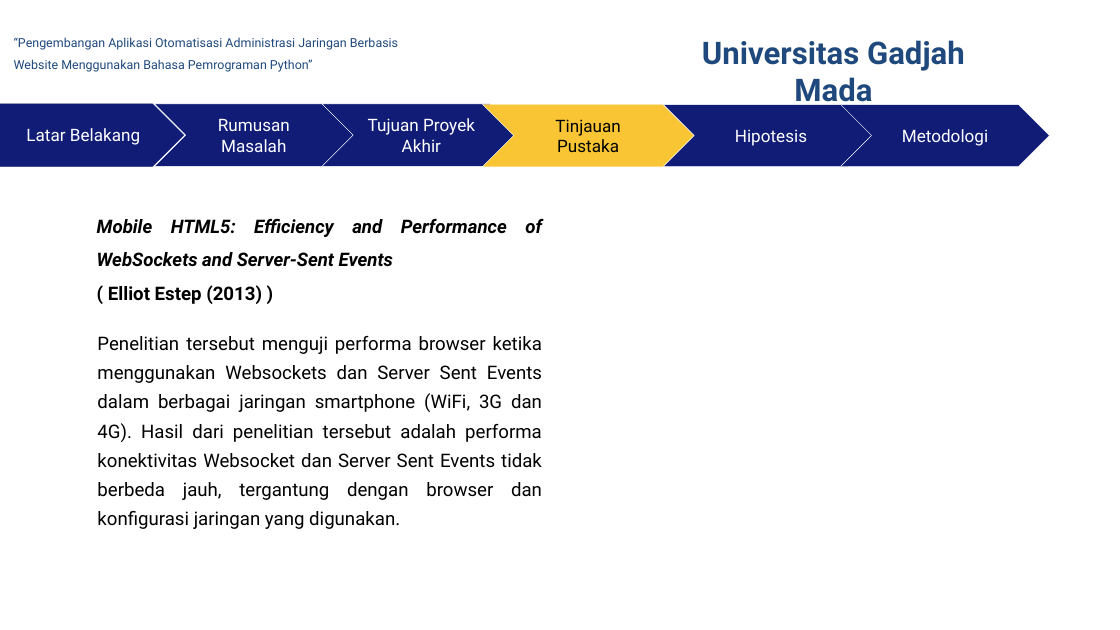
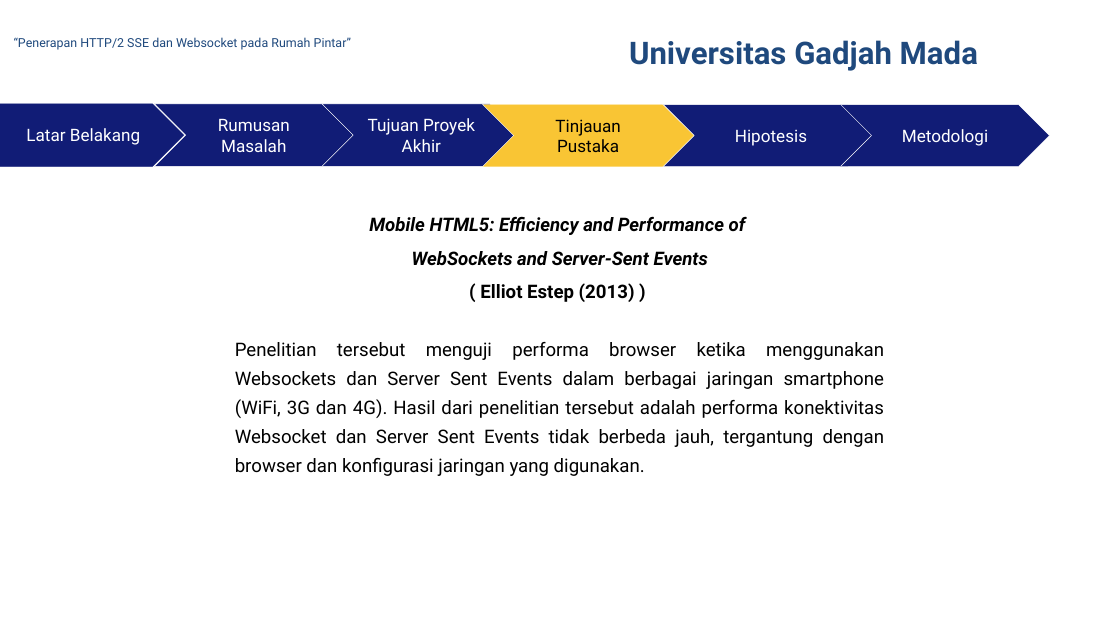
Before and after one commit to rusminto/ws_sse, a slide deck: slide 19 of berkas/ppt muham.pptx (slide 12 before the commit). Drawn at 1120x630 pixels with LibreOffice and Linux fonts; fonts in the diff are those of the drawing; background and template pictures are left out. Boxes give left, top, right and bottom in pixels: in the first picture for what was removed or moved away, otherwise in the second. Text is boxed around its words. In the diff, an @@ line names an element or a change of style, - is before the commit and + after.

```diff
--- a/berkas/ppt muham.pptx
+++ b/berkas/ppt muham.pptx
@@ text "Universitas Gadjah Mada" rewrapped from box(702, 40, 965, 109) to box(629, 40, 978, 71) @@
@@ text at box(14, 37, 351, 50): text changed @@
-“Pengembangan Aplikasi Otomatisasi Administrasi Jaringan Berbasis Website Menggunakan Bahasa Pemrograman Python”
+“Penerapan HTTP/2 SSE dan Websocket pada Rumah Pintar”
@@ text "Mobile HTML5: Efficiency and Performance ...": place and size @@
-text "Mobile HTML5: Efficiency and Performance ..." at box(97, 218, 542, 304)
+text "Mobile HTML5: Efficiency and Performance ..." at box(369, 216, 746, 302)
@@ text at box(369, 216, 746, 266): text changed @@
-Mobile HTML5: Efficiency and Performance of WebSockets and Server-Sent Events
+Mobile HTML5: Efficiency and Performance of
+WebSockets and Server-Sent Events
@@ text at box(480, 283, 635, 302): alignment justified to centre @@
@@ text "Penelitian tersebut menguji performa browser ..." rewrapped from box(97, 336, 542, 529) to box(235, 342, 885, 476) @@
```
Also in this commit, not shown: 15 other slides changed, 9 slides added, 12 other files.
